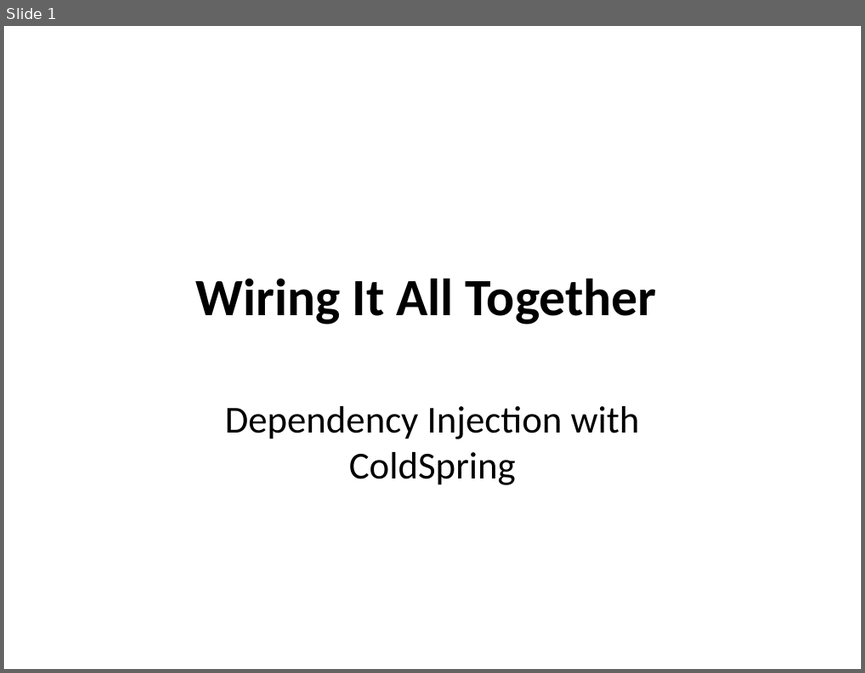
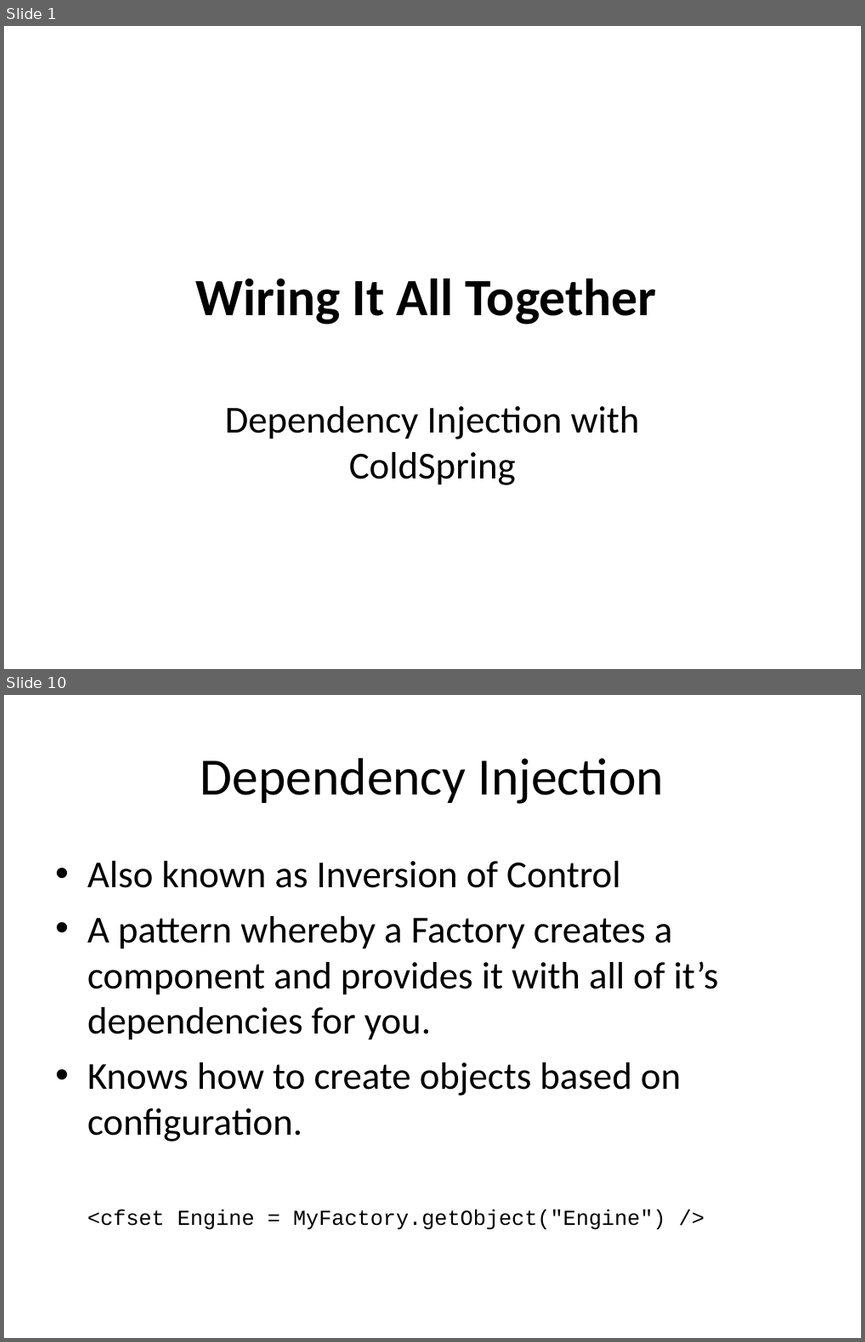
Before and after one commit to dhughes/OldPresentations, a slide deck: Trunk/Model-Glue 3 Day For Teratech/documents/Wiring It All Together.ppt. Shown one above the other, each under a label of ours: slide 1 before the commit, slides 1 and 10 after it; the slides between them are not shown. The pictures are 865x673 and 865x1342 pixels, drawn with LibreOffice and Linux fonts; fonts in the diff are those of the drawing; background and template pictures are left out. Boxes give left, top, right and bottom in pixels: in the first picture for what was removed or moved away, otherwise in the second. Text is boxed around its words. In the diff, an @@ line names an element or a change of style, - is before the commit and + after.

```diff
--- a/Trunk/Model-Glue 3 Day For Teratech/documents/Wiring It All Together.ppt
+++ b/Trunk/Model-Glue 3 Day For Teratech/documents/Wiring It All Together.ppt
@@ slide 10 added at (4,695,861,1338), background picture (left out) @@
@@ title added at (200,758,664,804), 44 pt, text #000000 @@
+Dependency Injection
@@ text added at (87,861,719,1230), 32 pt, text #000000 @@
+• Also known as Inversion of Control
+• A pattern whereby a Factory creates a component and provides it with all of it’s dependencies for you.
+• Knows how to create objects based on configuration.
+<cfset Engine = MyFactory.getObject("Engine") />
```
Also in this commit, not shown: 25 other slides added, 1 slide removed, 13 other files.
